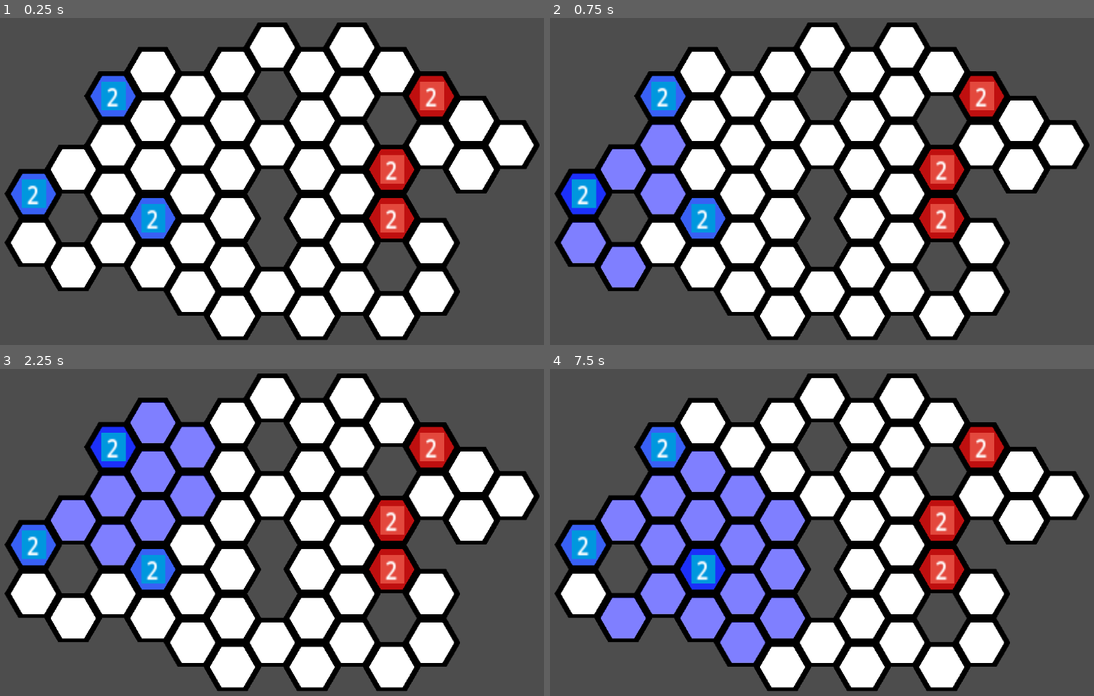
Above: before the commit, frames 1-4 (two rows, left to right).
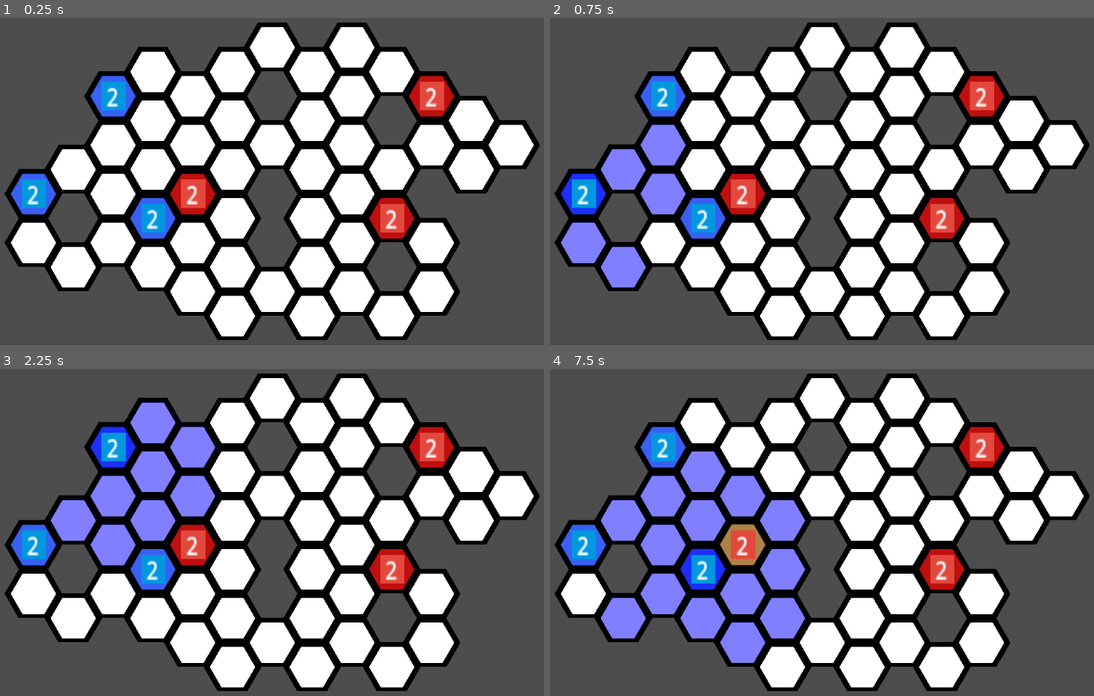
Above: after the commit, the same moments.

Repository: DubiousDuck/Manny-Takes-on-Upper-Management
Game: Godot game, scene res://battlefield.tscn
Two runs of this game, one before a commit and one after it. Both use one fixed random seed, a clock stepped at 60 frames per second and the inputs below. The project has no main scene, so this scene is started directly.
Inputs (mouse positions are in pixels of both pictures, inside the frame that each line leads up to):
- Up to frame 1 (0.25 s): no input
- Up to frame 2 (0.75 s): tap Enter at 0.5 s; move the mouse to (582, 194) at 0.52 s; click (582, 194) at 0.67 s
- Up to frame 3 (2.25 s): tap Space at 1.25 s; move the mouse to (152, 568) at 1.27 s; click (152, 568) at 1.42 s; tap Enter at 2 s; move the mouse to (114, 447) at 2.02 s; click (114, 447) at 2.17 s
- Up to frame 4 (7.5 s): tap Space at 2.75, 4.25 s; move the mouse to (941, 519) at 2.77 s; click (941, 519) at 2.92 s; tap Enter at 3.5 s; move the mouse to (941, 568) at 3.52 s; click (941, 568) at 3.67 s; move the mouse to (979, 447) at 4.27 s; click (979, 447) at 4.42 s; move the mouse to (854, 535) at 5.02 s; click (854, 535) at 5.17 s; move the mouse to (734, 450) at 5.77 s; click (734, 450) at 5.92 s; move the mouse to (958, 519) at 6.52 s; click (958, 519) at 6.67 s; move the mouse to (707, 552) at 7.27 s; click (707, 552) at 7.42 s

The runs differ from the first frame. In frame 1, 1.6% of the frame differs, in the area x 31-77%, y 40-61%; in frame 2, 1.6%; in frame 3, 1.6%; in frame 4, 1.6%.

Commit message:
rough attack/skill system

Diff:
--- a/Global/event_bus.gd
+++ b/Global/event_bus.gd
@@ -10,6 +10,8 @@
 signal clear_cells()
 signal update_cell_status()
 
-#Unit Actions
-signal add_action(action_name: String, action_strength: int, target_tile: Vector2i)
-signal execute_actions()
+#Attack/Skill System
+signal attack_used(attack: SkillInfo, attacker: Unit, targets: Array[Vector2i])
+
+#Other Information
+signal unit_died()
--- a/battlefield.tscn
+++ b/battlefield.tscn
@@ -45,23 +45,13 @@
 script = ExtResource("3_r2aph")
 
 [node name="Unit" parent="Units/EnemyGroup" instance=ExtResource("4_c4dfy")]
-position = Vector2(510, 233)
+position = Vector2(127, 280)
 script = ExtResource("8_ugu2x")
 
 [node name="Unit2" parent="Units/EnemyGroup" instance=ExtResource("4_c4dfy")]
 position = Vector2(513, 330)
 script = ExtResource("8_ugu2x")
 
-[node name="ColorRect" parent="Units/EnemyGroup/Unit2" index="1"]
-color = Color(0.890196, 0.282353, 0.639216, 1)
-
 [node name="Unit3" parent="Units/EnemyGroup" instance=ExtResource("4_c4dfy")]
 position = Vector2(587, 96)
 script = ExtResource("8_ugu2x")
-
-[node name="ColorRect" parent="Units/EnemyGroup/Unit3" index="1"]
-color = Color(0.890196, 0.282353, 0.639216, 1)
-
-[editable path="Units/EnemyGroup/Unit"]
-[editable path="Units/EnemyGroup/Unit2"]
-[editable path="Units/EnemyGroup/Unit3"]
--- a/map/default_map.tres
+++ b/map/default_map.tres
@@ -10,18 +10,21 @@
 texture_region_size = Vector2i(110, 94)
 0:0/0 = 0
 0:0/0/custom_data_0 = true
-0:0/0/custom_data_1 = 1
 1:0/0 = 0
 1:0/0/custom_data_0 = true
-1:0/0/custom_data_1 = 2
+1:0/0/custom_data_1 = 1
 2:0/next_alternative_id = 3
 2:0/0 = 0
+2:0/0/custom_data_1 = 2
 2:0/1 = 1
 2:0/1/modulate = Color(0.372549, 1, 1, 1)
 3:0/0 = 0
 0:1/0 = 0
+0:1/0/custom_data_1 = 2
 1:1/0 = 0
+1:1/0/custom_data_1 = 2
 2:1/0 = 0
+2:1/0/custom_data_1 = 2
 3:1/0 = 0
 
 [resource]
--- /dev/null
+++ b/skills/normal_attack.tres
@@ -0,0 +1,11 @@
+[gd_resource type="Resource" script_class="SkillInfo" load_steps=2 format=3 uid="uid://blts5vx256a3e"]
+
+[ext_resource type="Script" path="res://skills/skill_info.gd" id="1_be5ew"]
+
+[resource]
+script = ExtResource("1_be5ew")
+name = "Normal Attack"
+type = 0
+targets = 1
+range = 1
+skill_effects = Array[Vector2i]([Vector2i(0, 1), Vector2i(1, 1)])
--- /dev/null
+++ b/skills/skill_info.gd
@@ -0,0 +1,14 @@
+extends Resource
+
+class_name SkillInfo
+
+enum EffectType {DAMAGE, KNOCKBACK, HEAL, BUFF, DEBUFF, STUN, ACTION_COMMAND}
+
+@export_category("Basic Info")
+@export var name: String
+@export_enum("attack", "skill", "passive") var type
+@export_enum("allies", "enemies", "self") var targets
+@export_range(0, 10) var range: int
+
+@export_category("Skill Detail")
+@export var skill_effects: Array[Vector2i] #Structure --> Vector2i(EffectType, Value)
--- a/unit/UnitContainer.gd
+++ b/unit/UnitContainer.gd
@@ -5,17 +5,22 @@
 signal all_units_moved
 
 const MOVE_RANGE_HIGHLIGHT : Color = Color(0, 0, 1, 0.5)
+const ATTACK_HIGHLIGHT: Color = Color(1, 1, 0, 0.5)
 
 #information
 @export var is_player_controlled: bool
 var units: Array[Unit] = []
 var current_unit: Unit
 var current_actions: Array[Unit.Action] = []
+var current_skills: Array[SkillInfo] = []
 var current_actionnable_cells: Dictionary = {}
 
 #flags
 var is_waiting_unit_selection: bool = true
 var in_progress: bool = false
+
+func _ready() -> void:
+	EventBus.connect("unit_died", _on_unit_died)
 
 func init():
 	for unit in get_children():
@@ -41,12 +46,14 @@
 	current_unit = unit
 	is_waiting_unit_selection = false
 	current_actions = current_unit.actions_avail
+	current_skills = current_unit.skills
 	connect_current_unit_signals()
 
 func deselect_current_unit():
 	current_unit = null
 	is_waiting_unit_selection = true
 	current_actions = []
+	current_skills = []
 	disconnect_current_unit_signals()
 
 func connect_current_unit_signals():
@@ -114,9 +121,7 @@
 			if action_type == Unit.Action.NONE:
 				deselect_current_unit()
 				return
-			#for all possible actions in action list (moving, attacking, supporting, etc.)
-				#execute the action with top priority on the cell clicked
-				#emit necessary signals and move on
+
 			if action_type == Unit.Action.MOVE and !in_progress:
 				current_unit.move_along_path(HexNavi.get_navi_path(current_unit.cell, clicked_cell))
 				in_progress = true
@@ -124,6 +129,14 @@
 				#TODO: fix a bug where you clck the units too quickly before the previous one ends
 				deselect_current_unit()
 				in_progress = false
+
+			if action_type == Unit.Action.ATTACK:
+				var skill_used = current_skills.front()
+				var outbound_array: Array[Vector2i] = [clicked_cell]
+				EventBus.emit_signal("attack_used", skill_used, current_unit, outbound_array)
+				current_unit.take_action(skill_used)
+				deselect_current_unit()
+
 			if get_available_unit_count() <= 0:
 				all_units_moved.emit()
 
@@ -133,6 +146,14 @@
 			Unit.Action.MOVE:
 				var all_neighbors := HexNavi.get_all_neighbors_in_range(current_unit.cell, current_unit.movement_range)
 				EventBus.emit_signal("show_cell_highlights", all_neighbors, MOVE_RANGE_HIGHLIGHT, name)
+			Unit.Action.ATTACK:
+				var all_targets: Array[Vector2i] = []
+				for skill in current_skills:
+					var targets = HexNavi.get_all_neighbors_in_range(current_unit.cell, skill.range)
+					for target in targets:
+						if HexNavi.get_cell_custom_data(target, "occupant_type") == skill.targets: #Only include if tile has the corresponding target
+							all_targets.append(target)
+				EventBus.emit_signal("show_cell_highlights", all_targets, ATTACK_HIGHLIGHT, name)
 			_:
 				pass
 
@@ -146,6 +167,12 @@
 				for neighbor in all_neighbors:
 					if !HexNavi.get_cell_custom_data(neighbor, "occupied"): #only actionnable if tile not occupied
 						tiles.append(neighbor)
+			Unit.Action.ATTACK:
+				for skill in current_skills:
+					var targets = HexNavi.get_all_neighbors_in_range(current_unit.cell, skill.range)
+					for target in targets:
+						if HexNavi.get_cell_custom_data(target, "occupant_type") == skill.targets: #Only include if tile has the corresponding target
+							tiles.append(target)
 			_:
 				pass
 		current_actionnable_cells[ac] = tiles
@@ -157,3 +184,10 @@
 		if cells.has(cell):
 			possible_ac.append(ac)
 	return possible_ac.max() #returns the action with highest priority
+
+func _on_unit_died():
+	#recount how many children unit this group has
+	units = []
+	for unit in get_children():
+		if unit.health > 0:
+			units.append(unit)
--- a/unit/UnitGroupController.gd
+++ b/unit/UnitGroupController.gd
@@ -1,21 +1,28 @@
 extends Node2D
 
 class_name UnitGroupController
+
+signal effect_complete
 
 @export var player_goes_first : bool = true
 
 @onready var player_group: UnitContainer = $PlayerGroup
 @onready var enemy_group: UnitContainer = $EnemyGroup
 var is_player_turn : bool = true
+var all_units: Array[Unit] = []
 
 func _ready():
 	EventBus.connect("update_cell_status", _on_update_cell_status)
+	EventBus.connect("attack_used", _on_attack_used)
+	EventBus.connect("unit_died", _on_unit_died)
 
 func init():
 	connect_container_signal(player_group)
 	connect_container_signal(enemy_group)
 	player_group.init()
 	enemy_group.init()
+	all_units.append_array(player_group.units)
+	all_units.append_array(enemy_group.units)
 	_on_update_cell_status()
 
 func connect_container_signal(unit_group : UnitContainer):
@@ -30,13 +37,60 @@
 		enemy_group.round_start()
 		print("enemy's turn")
 
+func _on_attack_used(attack: SkillInfo, attacker: Unit, targets: Array[Vector2i]):
+	#get all target units
+	var affected_units: Array[Unit] = []
+	for unit in all_units:
+		if targets.has(unit.cell):
+			affected_units.append(unit)
+	#for each skill effect, apply it on every affected units
+	for effect in attack.skill_effects:
+		match effect.x:
+			SkillInfo.EffectType.DAMAGE:
+				affected_units.map(
+					func(unit):
+						unit.health -= effect.y
+				)
+
+			SkillInfo.EffectType.KNOCKBACK:
+				var move_tween = get_tree().create_tween()
+				move_tween.set_ease(Tween.EASE_OUT)
+				move_tween.set_trans(Tween.TRANS_CUBIC)
+				affected_units.map(
+					func(unit):
+						#calculate the direction of knockback
+						var dir: Vector2i = unit.cell - attacker.cell
+						#apply the direction by strength of knockback
+						var new_location: Vector2i = unit.cell + dir*effect.y
+						move_tween.tween_property(
+							unit,
+							'global_position',
+							HexNavi.cell_to_global(new_location),
+							0.5
+						)
+				)
+				await move_tween.finished
+				affected_units.map(
+					func(unit):
+						unit.cell = HexNavi.global_to_cell(unit.global_position)
+				)
+
+			_:
+				print("nothing happens yet")
+
+		_on_update_cell_status()
+	affected_units.map(func(unit): unit.check_if_dead())
+
 func _on_update_cell_status(): #scan all units and update cell color accordingly
-	var all_units : Array[Unit] = []
+	var units : Array[Unit] = []
 	EventBus.emit_signal("clear_cells")
-	all_units.append_array(player_group.units)
-	for unit in all_units:
+	units.append_array(player_group.units)
+	for unit in units:
 		EventBus.emit_signal("occupy_cell", unit.cell, "player")
-	all_units.clear()
-	all_units.append_array(enemy_group.units)
-	for unit in all_units:
+	units.clear()
+	units.append_array(enemy_group.units)
+	for unit in units:
 		EventBus.emit_signal("occupy_cell", unit.cell, "enemy")
+
+func _on_unit_died():
+	_on_update_cell_status()
--- a/unit/unit.gd
+++ b/unit/unit.gd
@@ -13,7 +13,8 @@
 @export var attack_power: int = 1
 @export var move_speed_per_cell := 0.2
 @export var movement_range: int = 2
-@export var all_actions: Array[Action] = [Action.MOVE] #Master attribute of all available actions this unit can take in one turn
+@export var all_actions: Array[Action] = [Action.MOVE, Action.ATTACK] #Master attribute of all available actions this unit can take in one turn
+@export var skills: Array[SkillInfo] = []
 
 #unit internal information
 var cell: Vector2i
@@ -53,7 +54,8 @@
 	EventBus.emit_signal("update_cell_status")
 	movement_complete.emit()
 
-func take_action(): #where animations are handled
+func take_action(skill: SkillInfo): #where animations are handled
+	actions_avail.erase(Action.ATTACK)
 	pass
 
 func highlight_emit():
@@ -61,7 +63,13 @@
 	EventBus.emit_signal("show_cell_highlights", all_neighbors, move_range_highlight, name)
 
 func _on_hurtbox_mouse_entered():
-	highlight_emit()
+	if actions_avail.has(Action.MOVE):
+		highlight_emit()
 
 func _on_hurtbox_mouse_exited():
 	EventBus.emit_signal("remove_cell_highlights", name)
+
+func check_if_dead():
+	if health <= 0:
+		EventBus.emit_signal("unit_died")
+		queue_free.call_deferred()
--- a/unit/unit.tscn
+++ b/unit/unit.tscn
@@ -1,6 +1,8 @@
-[gd_scene load_steps=4 format=3 uid="uid://s6hbciun8a1p"]
+[gd_scene load_steps=6 format=3 uid="uid://s6hbciun8a1p"]
 
 [ext_resource type="Script" path="res://unit/unit.gd" id="1_5ne20"]
+[ext_resource type="Script" path="res://skills/skill_info.gd" id="2_w64s5"]
+[ext_resource type="Resource" uid="uid://blts5vx256a3e" path="res://skills/normal_attack.tres" id="3_761ob"]
 
 [sub_resource type="RectangleShape2D" id="RectangleShape2D_ly3a2"]
 
@@ -10,6 +12,7 @@
 position = Vector2(90, 320)
 scale = Vector2(2.48, 2.96)
 script = ExtResource("1_5ne20")
+skills = Array[ExtResource("2_w64s5")]([ExtResource("3_761ob")])
 
 [node name="CollisionShape2D" type="CollisionShape2D" parent="."]
 shape = SubResource("RectangleShape2D_ly3a2")
